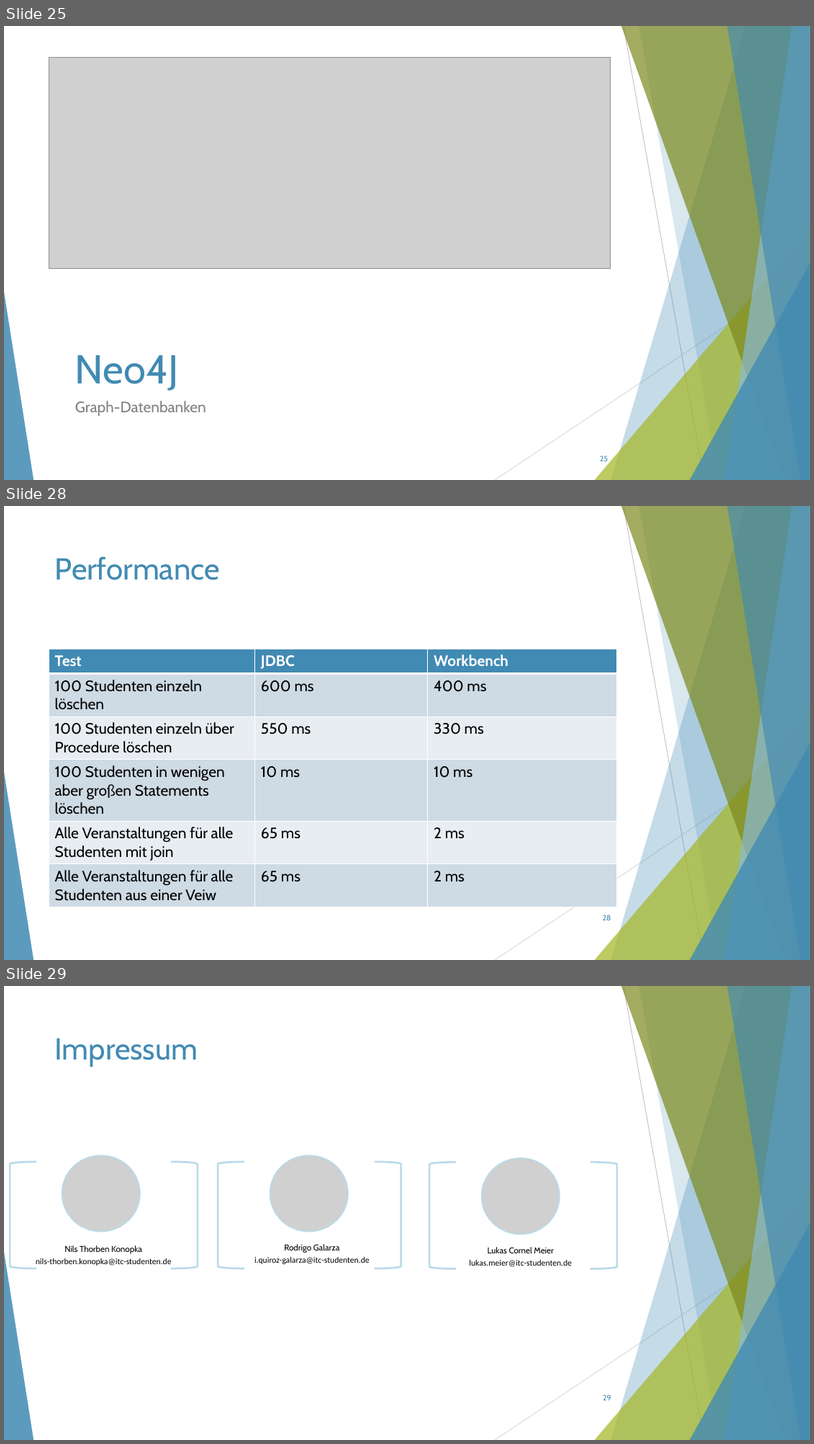
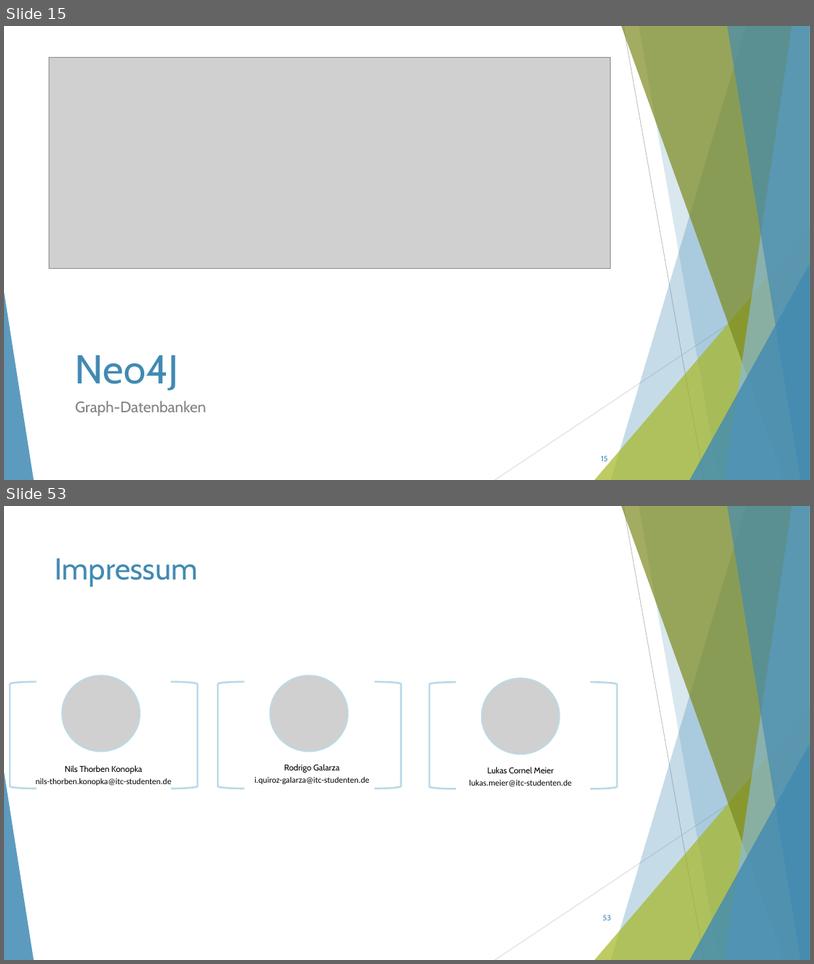
Before and after one commit to ThorbenKonopka/ModerneDB, a slide deck: Präsentation.pptx. Shown one above the other, each under a label of ours: slides 25, 28 and 29 before the commit, slides 15 and 53 after it; the slides between them are not shown. The pictures are 814x1444 and 814x964 pixels, drawn with LibreOffice and Linux fonts; fonts in the diff are those of the drawing; grey boxes stand for pictures. Boxes give left, top, right and bottom in pixels: in the first picture for what was removed or moved away, otherwise in the second. Text is boxed around its words. In the diff, an @@ line names an element or a change of style, - is before the commit and + after.

```diff
--- a/Präsentation.pptx
+++ b/Präsentation.pptx
@@ slide 28 removed at box(4, 506, 810, 960), background #FFFFFF; not listed: 10 template elements that a slide beside it also shows @@
@@ title removed at box(55, 556, 220, 580) @@
-Performance
@@ table removed at box(49, 649, 617, 921), 6 rows, 3 columns @@
-Test | JDBC | Workbench
-100 Studenten einzeln löschen | 600 ms | 400 ms
-100 Studenten einzeln über Procedure löschen | 550 ms | 330 ms
-100 Studenten in wenigen aber großen Statements löschen | 10 ms | 10 ms
-Alle Veranstaltungen für alle Studenten mit join | 65 ms | 2 ms
-Alle Veranstaltungen für alle Studenten aus einer Veiw | 65 ms | 2 ms
@@ page number removed at box(603, 914, 612, 920) @@
-28
@@ what was slide 25 is now slide 15 @@
@@ page number at box(602, 455, 608, 461): text changed @@
-25
+15
@@ what was slide 29 is now slide 53 @@
@@ page number at box(603, 914, 611, 920): text changed @@
-29
+53
```
Also in this commit, not shown: 9 slides changed, 29 slides added, 4 other slides removed, 1 other file.
